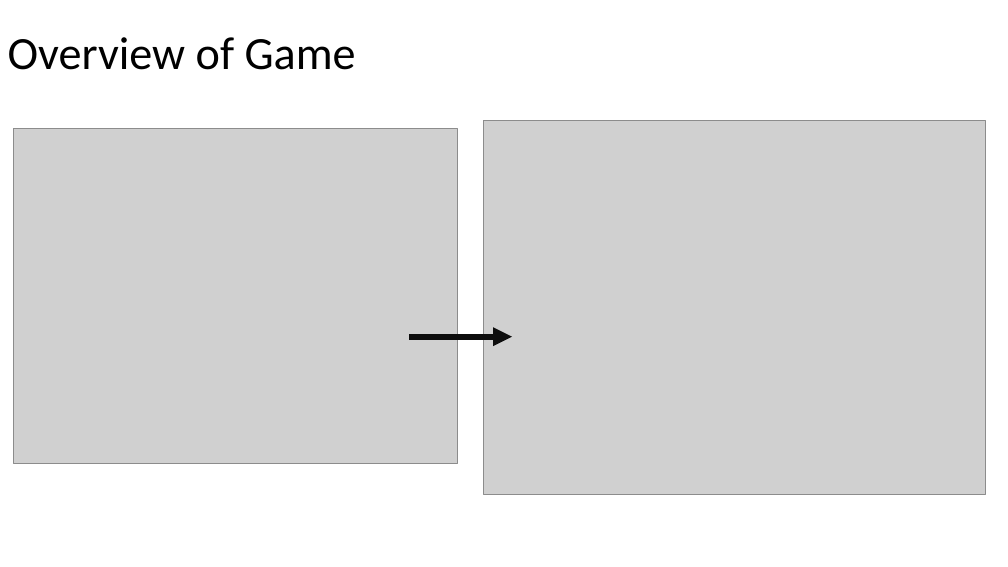
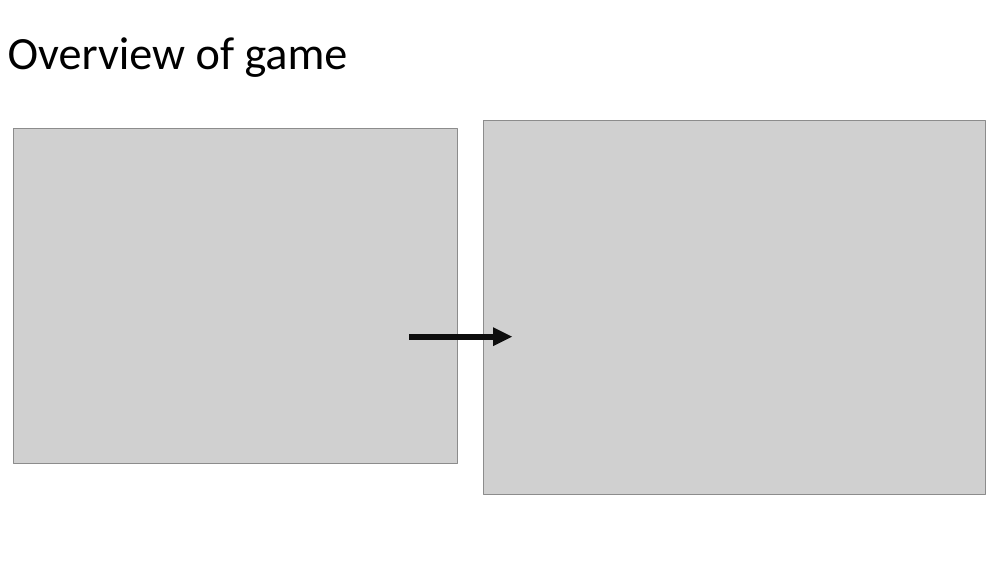
Before and after one commit to jwlarsen11/3060TicTacToe, a slide deck: slide 2 of Strategic tic tac toe demo slides.pptx. Drawn at 1008x567 pixels with LibreOffice and Linux fonts; fonts in the diff are those of the drawing; grey boxes stand for pictures; background and template pictures are left out. Boxes give left, top, right and bottom in pixels: in the first picture for what was removed or moved away, otherwise in the second. Text is boxed around its words. In the diff, an @@ line names an element or a change of style, - is before the commit and + after.

```diff
--- a/Strategic tic tac toe demo slides.pptx
+++ b/Strategic tic tac toe demo slides.pptx
@@ title at bbox=[8, 37, 348, 77]: text changed @@
-Overview of Game
+Overview of game
```
Also in this commit, not shown: 7 other slides changed, 1 slide added.
